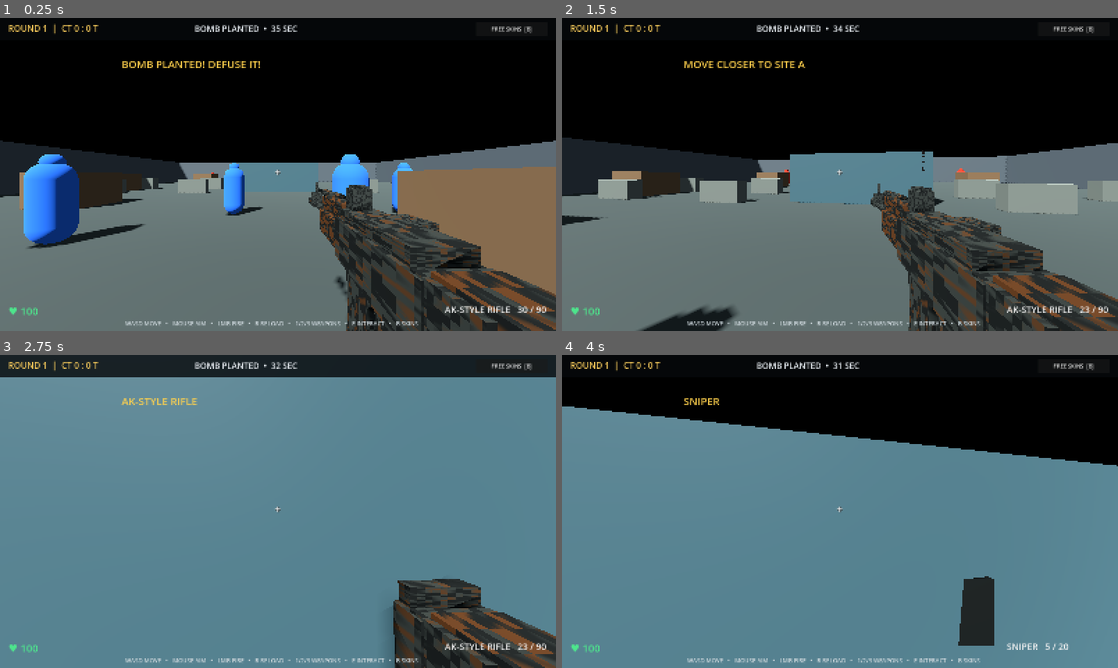
Above: before the commit, frames 1-4 (two rows, left to right).
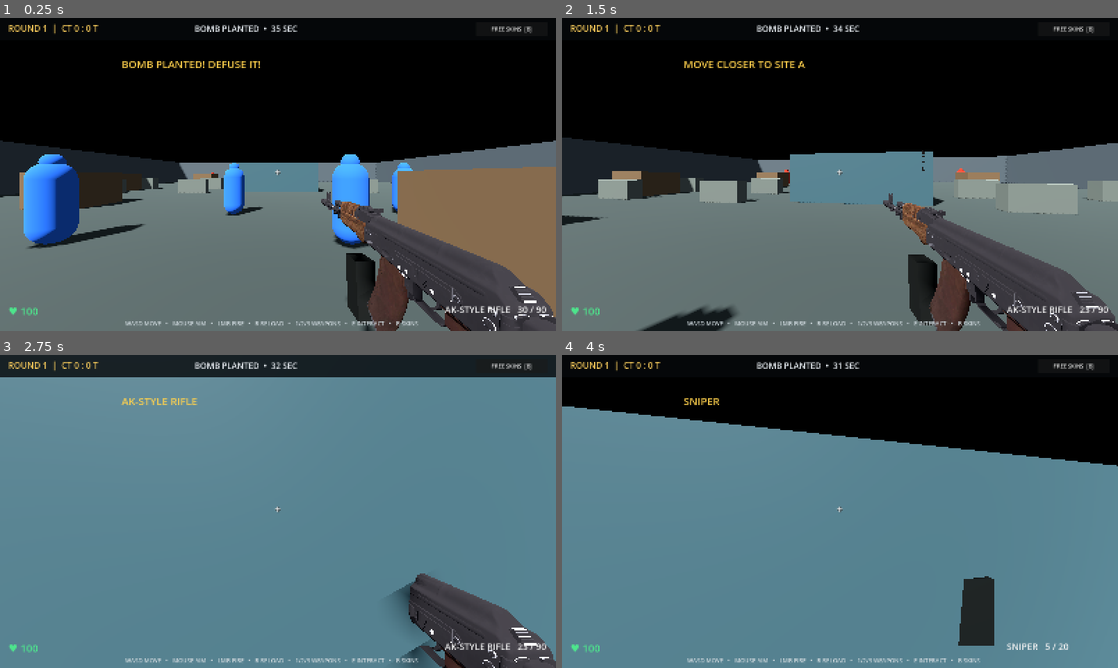
Above: after the commit, the same moments.

Repository: a89526425040-creator/ks2
Game: Godot game, scene res://Main.tscn
The game is run twice, just before and just after one commit, with the same random seed, the same clock (stepped at 60 frames per second) and the same inputs.
Inputs (mouse positions are in pixels of both pictures, inside the frame that each line leads up to):
- Up to frame 1 (0.25 s): no input
- Up to frame 2 (1.5 s): tap Enter at 0.5 s; move the mouse to (867, 174) at 0.52 s; press the mouse at (867, 174) at 0.53 s; hold W (move_forward) from 0.53 s (still down); tap Space (jump) at 0.77 s; move the mouse to (812, 174) at 1.27 s; release the mouse at (812, 174) at 1.28 s; tap E (interact) at 1.35 s
- Up to frame 3 (2.75 s): keep holding W (move_forward); tap Space (jump) at 1.52 s; move the mouse to (289, 505) at 2.02 s; hold 1 (weapon_1) from 2.03 s (still down)
- Up to frame 4 (4 s): keep holding W (move_forward); move the mouse to (834, 517) at 2.77 s; release 1 (weapon_1) at 2.78 s; tap 2 (weapon_2) at 2.85 s; tap Space (jump) at 3.02, 3.77 s; move the mouse to (878, 514) at 3.52 s; hold 3 (weapon_3) from 3.53 s (still down)

The runs differ from the first frame. In frame 1, 8.1% of the frame differs, in the area x 55-100%, y 52-100%; in frame 2, 8.2%; in frame 3, 4.5%; in frame 4, nothing differs.

Commit message:
Restore textured AKS-74 FBX with safe viewmodel fitting

Diff:
--- a/main.gd
+++ b/main.gd
@@ -250,54 +250,83 @@
 	_create_reload_magazine()
 
 func _load_ak_weapon() -> void:
-	# Build a clean AK-style first-person weapon from separate parts.
-	# The imported FBX is intentionally not used here: its stock contains
-	# an unwanted protruding rod which is part of the source geometry.
+	# Load the supplied textured FBX. Keep the fallback visible until fitting succeeds.
 	imported_weapon = Node3D.new()
-	imported_weapon.name = "CleanAKS74"
+	imported_weapon.name = "ImportedAKS74"
 	weapon_view.add_child(imported_weapon)
-	var dark := _weapon_material(Color(0.105, 0.115, 0.11), 0.38)
-	var metal := _weapon_material(Color(0.19, 0.205, 0.19), 0.32)
-	var wood := _weapon_material(Color(0.30, 0.19, 0.105), 0.72)
-	var black := _weapon_material(Color(0.045, 0.05, 0.047), 0.3)
-
-	# Receiver and upper cover.
-	_weapon_box(imported_weapon, "Receiver", Vector3(0.17, 0.17, 0.48), Vector3(0, 0, 0.02), dark)
-	_weapon_box(imported_weapon, "Top cover", Vector3(0.145, 0.045, 0.40), Vector3(0, 0.105, 0.015), metal)
-	_weapon_box(imported_weapon, "Rear receiver block", Vector3(0.16, 0.15, 0.13), Vector3(0, 0.015, 0.29), dark)
-
-	# Wooden handguard and the barrel assembly.
-	_weapon_box(imported_weapon, "Lower handguard", Vector3(0.155, 0.125, 0.34), Vector3(0, -0.005, -0.385), wood)
-	_weapon_box(imported_weapon, "Upper handguard", Vector3(0.12, 0.075, 0.34), Vector3(0, 0.105, -0.385), wood)
-	_weapon_cylinder(imported_weapon, "Barrel", 0.027, 0.027, 0.58, Vector3(0, 0.015, -0.82), metal)
-	_weapon_cylinder(imported_weapon, "Muzzle brake", 0.043, 0.038, 0.13, Vector3(0, 0.015, -1.16), black)
-	_weapon_cylinder(imported_weapon, "Gas tube", 0.025, 0.025, 0.34, Vector3(0, 0.145, -0.55), dark)
-
-	# Solid wooden buttstock: no thin rod or brace behind the stock.
-	_weapon_box(imported_weapon, "Wooden buttstock", Vector3(0.13, 0.19, 0.43), Vector3(0, 0.005, 0.47), wood)
-	_weapon_box(imported_weapon, "Rubber butt plate", Vector3(0.14, 0.205, 0.035), Vector3(0, 0.005, 0.70), black)
-
-	# Pistol grip and curved-looking detachable magazine.
-	var grip := _weapon_box(imported_weapon, "Pistol grip", Vector3(0.105, 0.24, 0.13), Vector3(0, -0.19, 0.12), black)
-	grip.rotation.x = -0.18
-	imported_magazine = _weapon_box(imported_weapon, "Magazine", Vector3(0.115, 0.285, 0.16), Vector3(0, -0.205, -0.075), black)
-	imported_magazine_home = imported_magazine.position
-	_weapon_box(imported_weapon, "Magazine base", Vector3(0.12, 0.025, 0.17), Vector3(0, -0.355, -0.075), metal)
-
-	# Sights, gas block, front block, charging handle and small details.
-	_weapon_box(imported_weapon, "Rear sight base", Vector3(0.075, 0.09, 0.075), Vector3(0, 0.17, -0.18), dark)
-	_weapon_box(imported_weapon, "Rear sight leaf", Vector3(0.035, 0.018, 0.12), Vector3(0, 0.22, -0.18), metal)
-	_weapon_box(imported_weapon, "Front sight block", Vector3(0.085, 0.12, 0.075), Vector3(0, 0.06, -0.99), dark)
-	_weapon_box(imported_weapon, "Front sight post", Vector3(0.018, 0.09, 0.018), Vector3(0, 0.16, -0.99), black)
-	imported_bolt = _weapon_box(imported_weapon, "Charging handle", Vector3(0.07, 0.045, 0.13), Vector3(0.105, 0.105, -0.02), metal)
-	imported_bolt_home = imported_bolt.position
-	_weapon_box(imported_weapon, "Selector", Vector3(0.018, 0.10, 0.13), Vector3(0.095, -0.015, 0.13), metal)
-
-	# Keep the existing muzzle flash and hide the old primitive placeholder.
+	var packed := load("res://896cdfacb60948bd89918a152d25c658.fbx") as PackedScene
+	if packed == null:
+		push_error("KS2: AKS-74 FBX could not be loaded; fallback remains visible")
+		imported_weapon.queue_free()
+		imported_weapon = null
+		return
+	var instance := packed.instantiate()
+	if instance == null:
+		push_error("KS2: AKS-74 FBX scene is empty; fallback remains visible")
+		imported_weapon.queue_free()
+		imported_weapon = null
+		return
+	var model: Node3D
+	if instance is Node3D:
+		model = instance as Node3D
+	else:
+		model = Node3D.new()
+		model.add_child(instance)
+	model.name = "AKS74_FBX"
+	imported_weapon.add_child(model)
+	call_deferred("_fit_imported_ak", model)
+
+
+func _fit_imported_ak(model: Node3D) -> void:
+	if not is_instance_valid(model) or not is_instance_valid(imported_weapon):
+		return
+	model.position = Vector3.ZERO
+	model.rotation = Vector3.ZERO
+	model.scale = Vector3.ONE
+	await get_tree().process_frame
+	if not is_instance_valid(model) or not is_instance_valid(imported_weapon):
+		return
+	var bounds := _collect_weapon_bounds(model, imported_weapon)
+	if bounds.size.length() < 0.001:
+		push_error("KS2: AKS-74 FBX has no mesh bounds; fallback remains visible")
+		imported_weapon.queue_free()
+		imported_weapon = null
+		return
+	var dimensions := [bounds.size.x, bounds.size.y, bounds.size.z]
+	var long_axis := 0
+	for i in range(1, 3):
+		if dimensions[i] > dimensions[long_axis]:
+			long_axis = i
+	if long_axis == 0:
+		model.rotation.y = PI * 0.5
+	elif long_axis == 1:
+		model.rotation.x = PI * 0.5
+	await get_tree().process_frame
+	if not is_instance_valid(model) or not is_instance_valid(imported_weapon):
+		return
+	bounds = _collect_weapon_bounds(model, imported_weapon)
+	var longest := maxf(bounds.size.x, maxf(bounds.size.y, bounds.size.z))
+	if longest < 0.001:
+		push_error("KS2: invalid AKS-74 bounds after orientation; fallback remains visible")
+		imported_weapon.queue_free()
+		imported_weapon = null
+		return
+	var fit_scale := 1.42 / longest
+	model.scale = Vector3.ONE * fit_scale
+	model.position = -bounds.get_center() * fit_scale + Vector3(0.0, -0.035, 0.0)
+	await get_tree().process_frame
+	if not is_instance_valid(model):
+		return
+	imported_magazine = _find_weapon_part(model, ["magazine", "mag"])
+	imported_bolt = _find_weapon_part(model, ["charging", "bolt", "handle"])
+	if is_instance_valid(imported_magazine):
+		imported_magazine_home = imported_magazine.position
+	if is_instance_valid(imported_bolt):
+		imported_bolt_home = imported_bolt.position
 	for part in fallback_weapon_parts:
 		if is_instance_valid(part):
 			part.visible = false
-	print("KS2: clean procedural AKS-74 assembled; stock rod removed")
+	print("KS2: original textured AKS-74 FBX loaded; bounds=", bounds.size)
 
 
 func _weapon_material(color: Color, roughness: float) -> StandardMaterial3D:
@@ -571,7 +600,9 @@
 	var secondary: Color = skin_secondary_colors[skin_index]
 	var accent: Color = skin_accent_colors[skin_index]
 	if weapon_index == 0 and is_instance_valid(imported_weapon):
-		_apply_ak_skin_recursive(imported_weapon, primary, secondary, accent)
+		# CLASSIC uses the FBX's original material and wood textures.
+		if skin_index > 0:
+			_apply_ak_skin_recursive(imported_weapon, primary, secondary, accent)
 	elif weapon_index > 0:
 		for part in fallback_weapon_parts:
 			if not is_instance_valid(part) or part == muzzle_flash:
@@ -590,10 +621,10 @@
 		if child is MeshInstance3D:
 			var part := child as MeshInstance3D
 			if part.mesh != null:
+				var part_name := part.name.to_lower()
 				var a := primary
 				var b := secondary
 				var c := accent
-				var part_name := part.name.to_lower()
 				if part_name.contains("wood") or part_name.contains("stock") or part_name.contains("handguard"):
 					a = accent
 					b = primary
@@ -606,32 +637,43 @@
 					a = secondary
 					b = primary
 					c = secondary
-				var shader := Shader.new()
-				shader.code = """
+				for surface in range(part.mesh.get_surface_count()):
+					var source := part.get_active_material(surface)
+					var base_texture: Texture2D
+					var base_color := Color.WHITE
+					if source is StandardMaterial3D:
+						base_texture = (source as StandardMaterial3D).albedo_texture
+						base_color = (source as StandardMaterial3D).albedo_color
+					var shader := Shader.new()
+					shader.code = """
 shader_type spatial;
 render_mode diffuse_burley, specular_schlick_ggx;
+uniform sampler2D base_texture : source_color;
+uniform bool has_base_texture = false;
+uniform vec4 base_color : source_color = vec4(1.0);
 uniform vec4 skin_a : source_color;
 uniform vec4 skin_b : source_color;
 uniform vec4 skin_c : source_color;
 void fragment() {
-	vec2 cell = floor(UV * vec2(28.0, 18.0));
-	float n = fract(sin(dot(cell, vec2(127.1, 311.7))) * 43758.5453);
-	float wave = sin(UV.x * 31.0 + sin(UV.y * 19.0) * 4.0) * 0.5 + 0.5;
-	float pattern = n * 0.72 + wave * 0.28;
-	vec3 finish_color = mix(skin_a.rgb, skin_b.rgb, smoothstep(0.34, 0.58, pattern));
-	finish_color = mix(finish_color, skin_c.rgb, smoothstep(0.68, 0.86, pattern) * 0.82);
-	ALBEDO = finish_color;
-	ROUGHNESS = 0.62;
-	METALLIC = 0.12;
+	vec3 original = (has_base_texture ? texture(base_texture, UV).rgb : vec3(1.0)) * base_color.rgb;
+	float p1 = sin(UV.x * 8.0 + sin(UV.y * 6.0) * 2.2) * 0.5 + 0.5;
+	float p2 = sin(UV.y * 17.0 + sin(UV.x * 11.0) * 1.7) * 0.5 + 0.5;
+	float mask = smoothstep(0.30, 0.72, p1 * 0.68 + p2 * 0.32);
+	vec3 camo = mix(skin_a.rgb, skin_b.rgb, mask);
+	camo = mix(camo, skin_c.rgb, smoothstep(0.76, 0.94, p2) * 0.42);
+	ALBEDO = mix(original, camo, 0.56);
+	ROUGHNESS = 0.72;
 }
 """
-				var skin_material := ShaderMaterial.new()
-				skin_material.shader = shader
-				skin_material.set_shader_parameter("skin_a", a)
-				skin_material.set_shader_parameter("skin_b", b)
-				skin_material.set_shader_parameter("skin_c", c)
-				# Replace the whole material override: it has priority over surface overrides.
-				part.material_override = skin_material
+					var skin_material := ShaderMaterial.new()
+					skin_material.shader = shader
+					skin_material.set_shader_parameter("base_texture", base_texture)
+					skin_material.set_shader_parameter("has_base_texture", base_texture != null)
+					skin_material.set_shader_parameter("base_color", base_color)
+					skin_material.set_shader_parameter("skin_a", a)
+					skin_material.set_shader_parameter("skin_b", b)
+					skin_material.set_shader_parameter("skin_c", c)
+					part.set_surface_override_material(surface, skin_material)
 		_apply_ak_skin_recursive(child, primary, secondary, accent)
 
 
